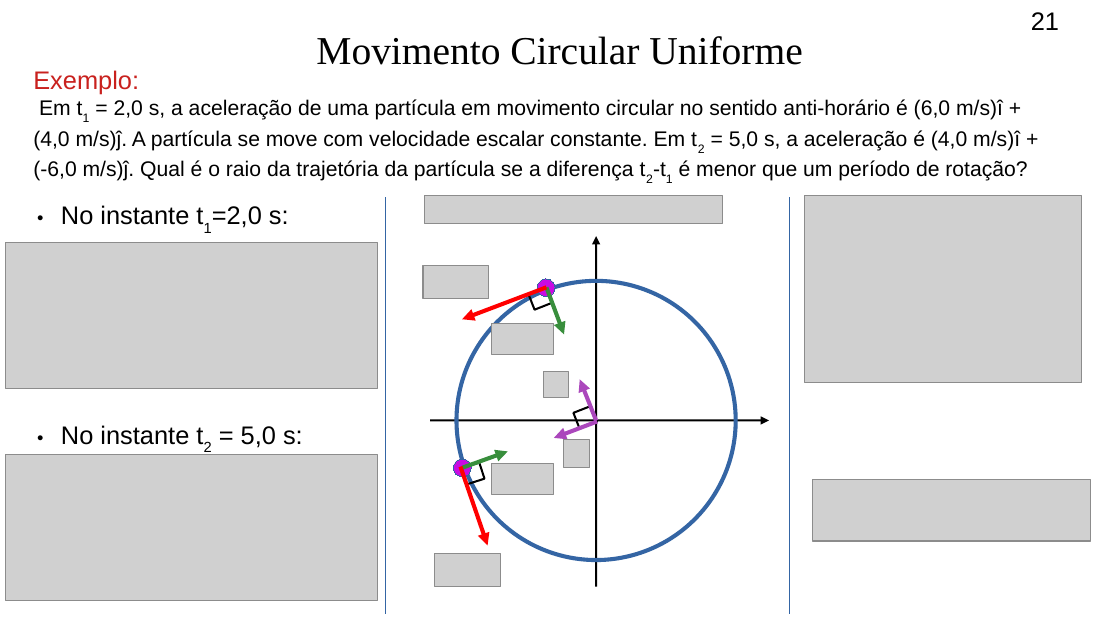
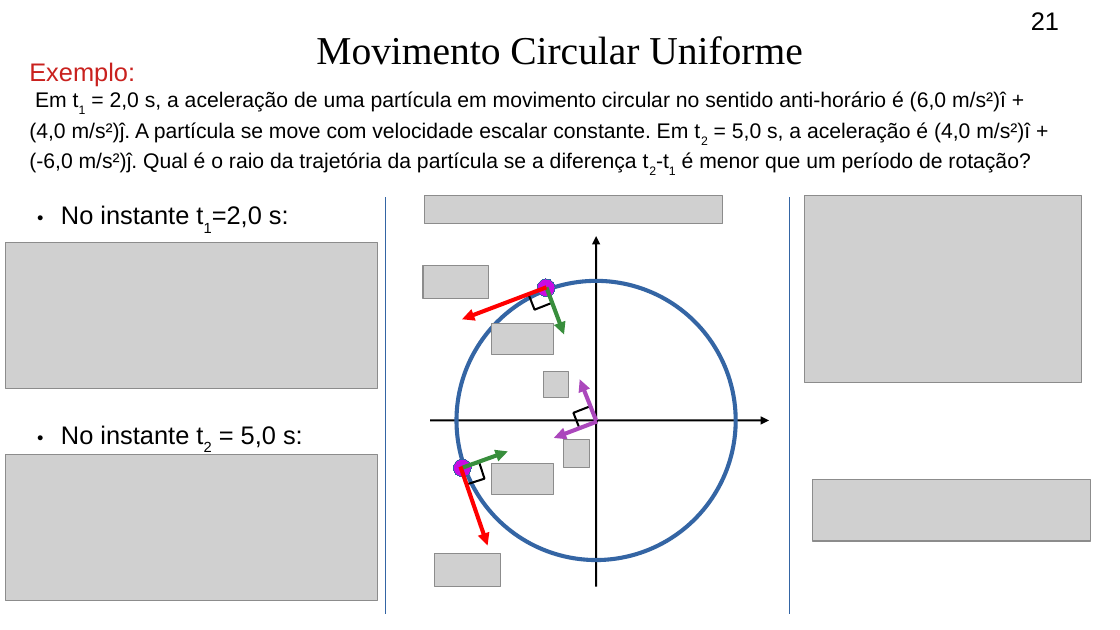
Before and after one commit to lgcrego/cursos, a slide deck: slide 21 of Fisica-1/parte1/cinematica-2D.odp. Drawn at 1120x630 pixels with LibreOffice and Linux fonts; fonts in the diff are those of the drawing; grey boxes stand for pictures. Boxes give left, top, right and bottom in pixels: in the first picture for what was removed or moved away, otherwise in the second. Text is boxed around its words. In the diff, an @@ line names an element or a change of style, - is before the commit and + after.

```diff
--- a/Fisica-1/parte1/cinematica-2D.odp
+++ b/Fisica-1/parte1/cinematica-2D.odp
@@ text "Exemplo:": place and size @@
-text "Exemplo:" at (33, 70, 1027, 181)
+text "Exemplo:" at (29, 62, 1030, 173)
@@ text at (29, 91, 1030, 173): text changed @@
-Em t1 = 2,0 s, a aceleração de uma partícula em movimento circular no sentido anti-horário é (6,0 m/s)î +
-(4,0 m/s)ĵ. A partícula se move com velocidade escalar constante. Em t2 = 5,0 s, a aceleração é (4,0 m/s)î +
-(-6,0 m/s)ĵ. Qual é o raio da trajetória da partícula se a diferença t2-t1 é menor que um período de rotação?
+Em t1 = 2,0 s, a aceleração de uma partícula em movimento circular no sentido anti-horário é (6,0 m/s²)î +
+(4,0 m/s²)ĵ. A partícula se move com velocidade escalar constante. Em t2 = 5,0 s, a aceleração é (4,0 m/s²)î +
+(-6,0 m/s²)ĵ. Qual é o raio da trajetória da partícula se a diferença t2-t1 é menor que um período de rotação?
```
Also in this commit, not shown: 1 other file.
